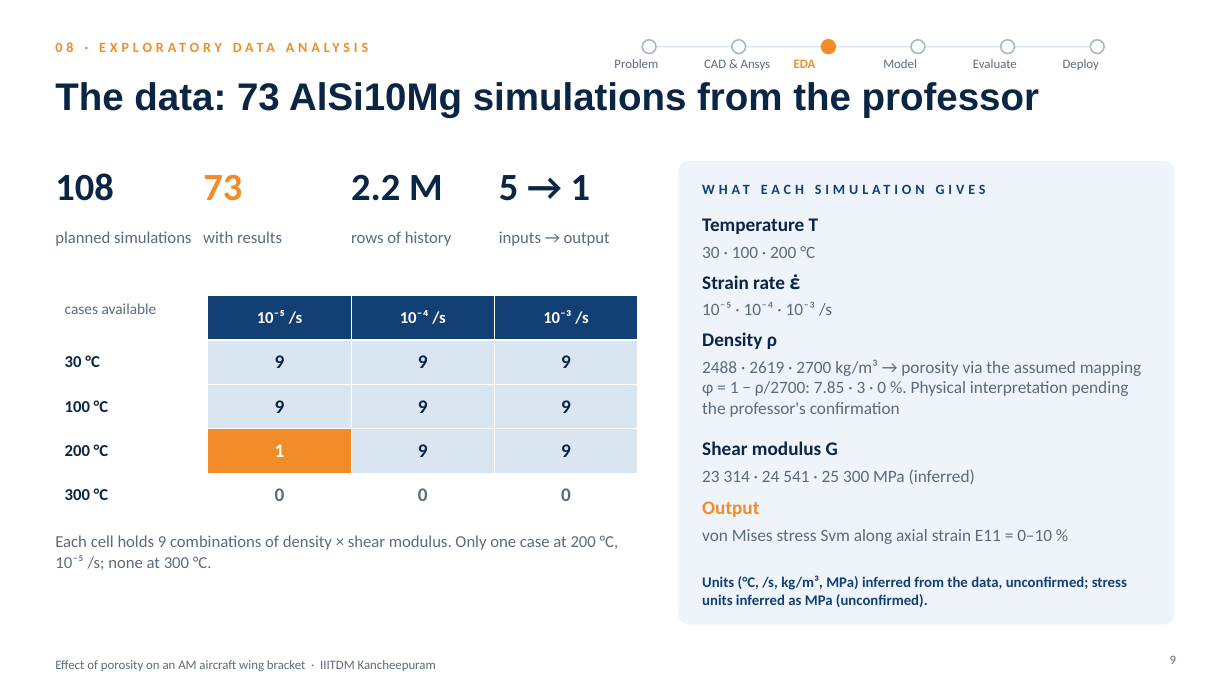
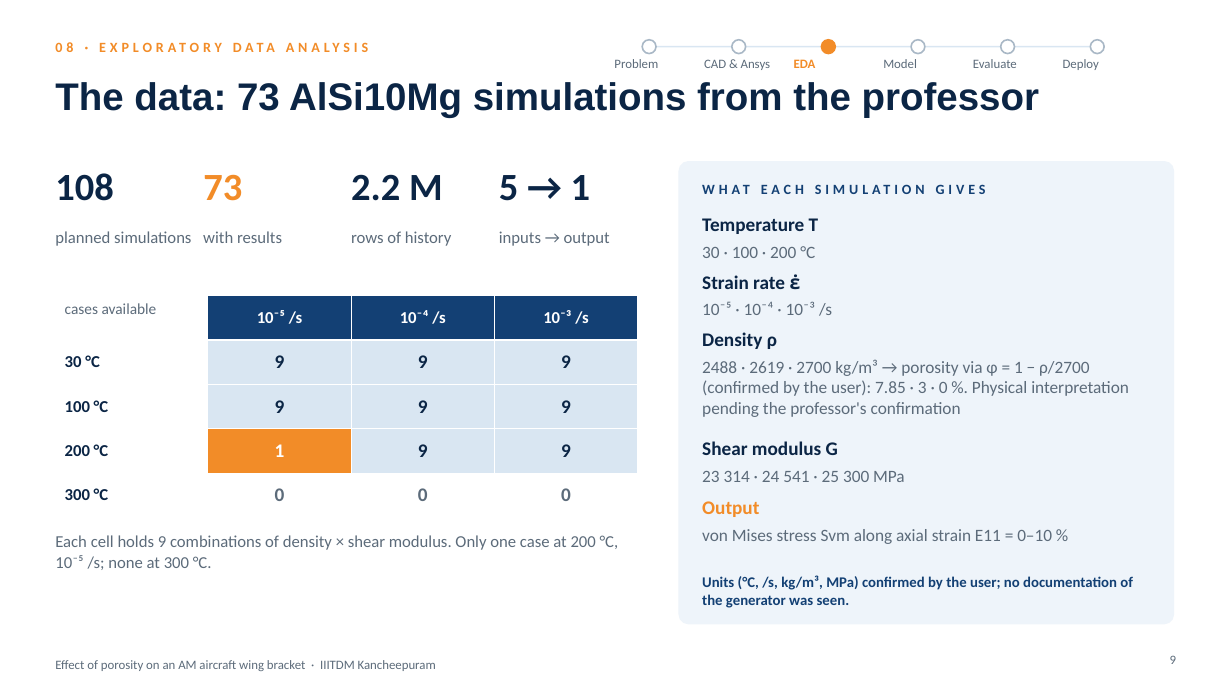
Before and after one commit to SaravananRamar06/MMM-ML, a slide deck: slide 9 of presentation/Final Presentation - Porosity in an AM Wing Bracket (corrected).pptx. Drawn at 1232x693 pixels with LibreOffice and Linux fonts; fonts in the diff are those of the drawing. Boxes give left, top, right and bottom in pixels: in the first picture for what was removed or moved away, otherwise in the second. Text is boxed around its words. In the diff, an @@ line names an element or a change of style, - is before the commit and + after.

```diff
--- a/presentation/Final Presentation - Porosity in an AM Wing Bracket (corrected).pptx
+++ b/presentation/Final Presentation - Porosity in an AM Wing Bracket (corrected).pptx
@@ text at <box>702,359,1129,417</box>: text changed @@
-2488 · 2619 · 2700 kg/m³ → porosity via the assumed mapping φ = 1 − ρ/2700: 7.85 · 3 · 0 %. Physical interpretation pending the professor's confirmation
+2488 · 2619 · 2700 kg/m³ → porosity via φ = 1 − ρ/2700 (confirmed by the user): 7.85 · 3 · 0 %. Physical interpretation pending the professor's confirmation
@@ text at <box>702,471,905,482</box>: text changed @@
-23 314 · 24 541 · 25 300 MPa (inferred)
+23 314 · 24 541 · 25 300 MPa
@@ text at <box>702,575,1133,608</box>: text changed @@
-Units (°C, /s, kg/m³, MPa) inferred from the data, unconfirmed; stress units inferred as MPa (unconfirmed).
+Units (°C, /s, kg/m³, MPa) confirmed by the user; no documentation of the generator was seen.
```
Also in this commit, not shown: 9 other slides changed, 3 slides added, 3 other files.
